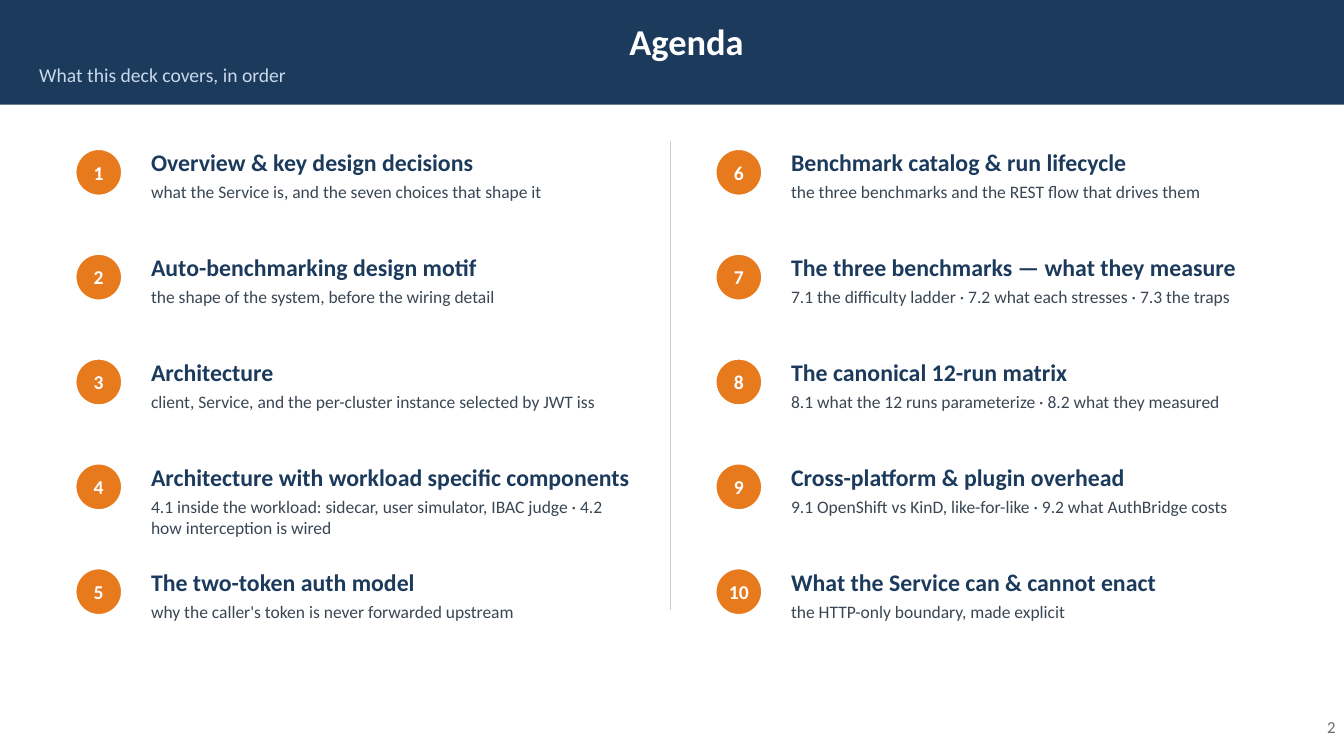
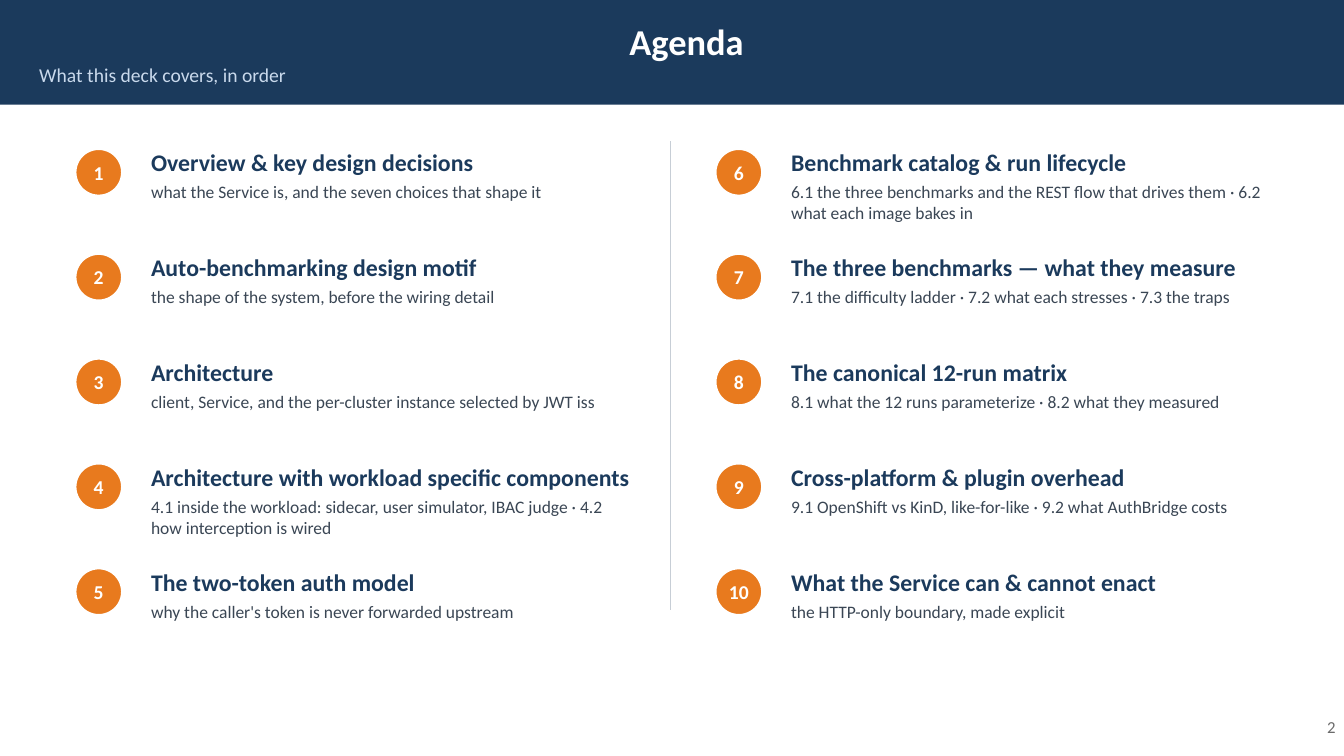
Before and after one commit to rossoctl/autobench, a slide deck: slide 2 of docs/AutoBench.pptx. Drawn at 1344x756 pixels with LibreOffice and Linux fonts; fonts in the diff are those of the drawing. Boxes give left, top, right and bottom in pixels: in the first picture for what was removed or moved away, otherwise in the second. Text is boxed around its words. In the diff, an @@ line names an element or a change of style, - is before the commit and + after.

```diff
--- a/docs/AutoBench.pptx
+++ b/docs/AutoBench.pptx
@@ text at (x1=791, y1=186, x2=1260, y2=222): text changed @@
-the three benchmarks and the REST flow that drives them
+6.1 the three benchmarks and the REST flow that drives them · 6.2 what each image bakes in
```
Also in this commit, not shown: 10 other slides changed, 1 slide added, 5 other files.
